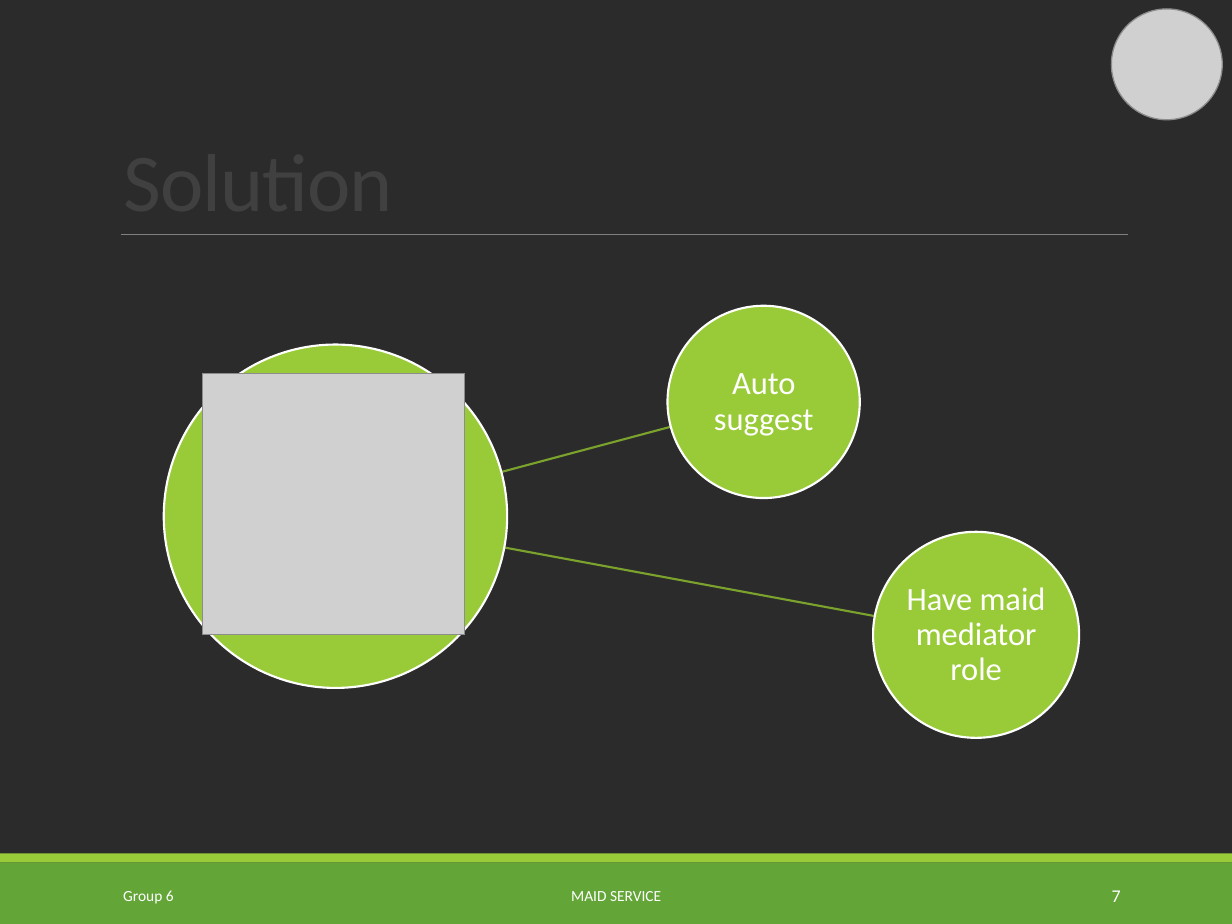
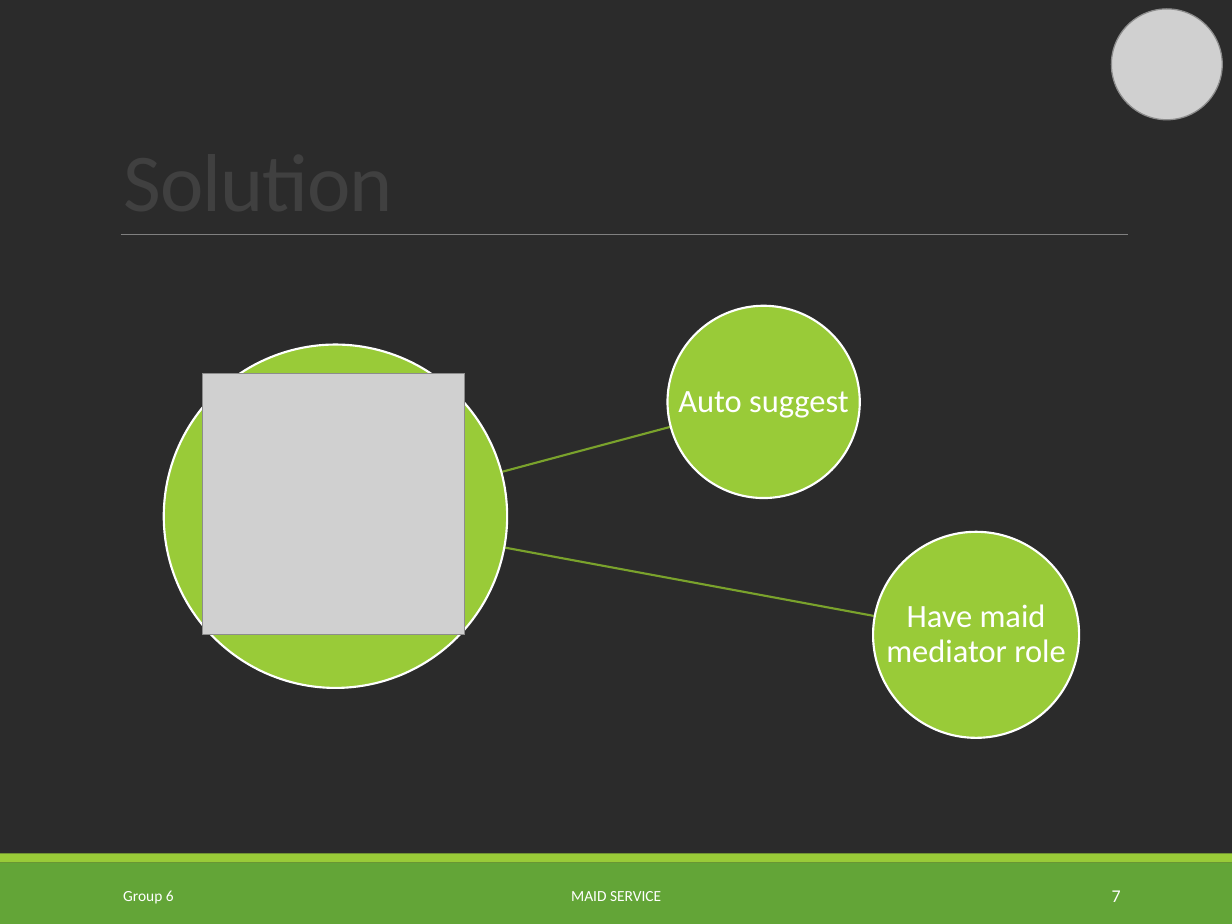
Before and after one commit to TuanBT/ms-website, a slide deck: slide 7 of Presentation/MS_Slide.pptx. Drawn at 1232x924 pixels with LibreOffice and Linux fonts; fonts in the diff are those of the drawing; grey boxes stand for pictures; background and template pictures are left out; a plain dark background stands for a picture behind light text. Boxes give left, top, right and bottom in pixels: in the first picture for what was removed or moved away, otherwise in the second. Text is boxed around its words. In the diff, an @@ line names an element or a change of style, - is before the commit and + after.

```diff
--- a/Presentation/MS_Slide.pptx
+++ b/Presentation/MS_Slide.pptx
@@ text "Auto suggest" rewrapped from [714, 373, 814, 436] to [678, 391, 849, 418] @@
@@ text "Have maid mediator role" rewrapped from [907, 587, 1046, 680] to [886, 604, 1065, 663] @@
```
Also in this commit, not shown: 10 other slides changed.
